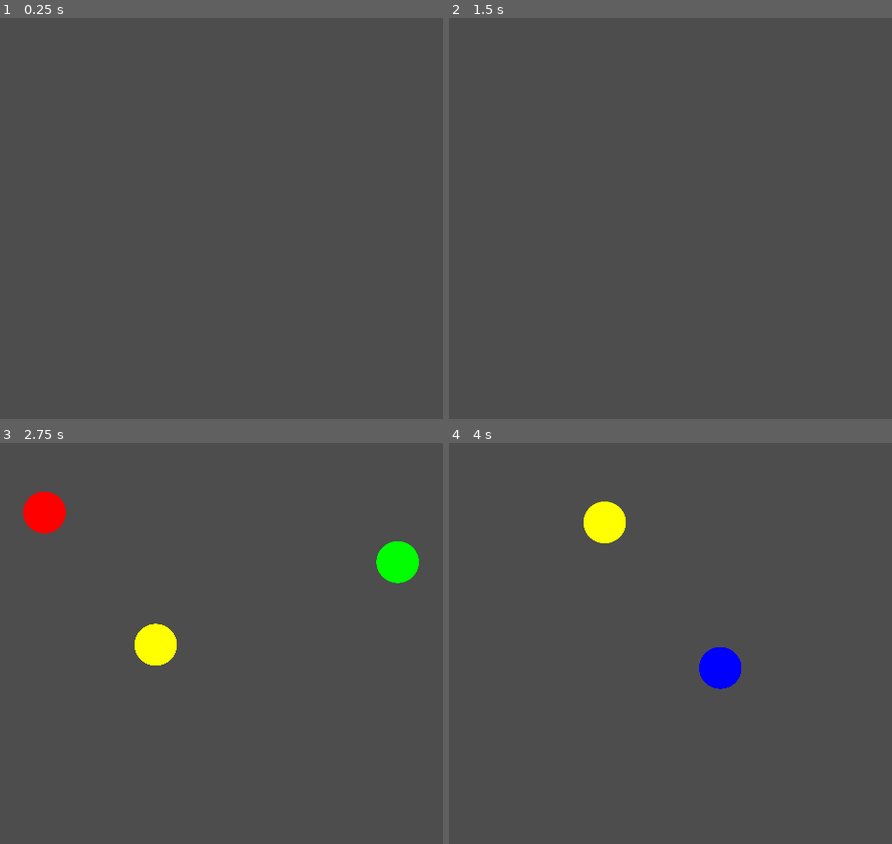
Above: before the commit, frames 1-4 (two rows, left to right).
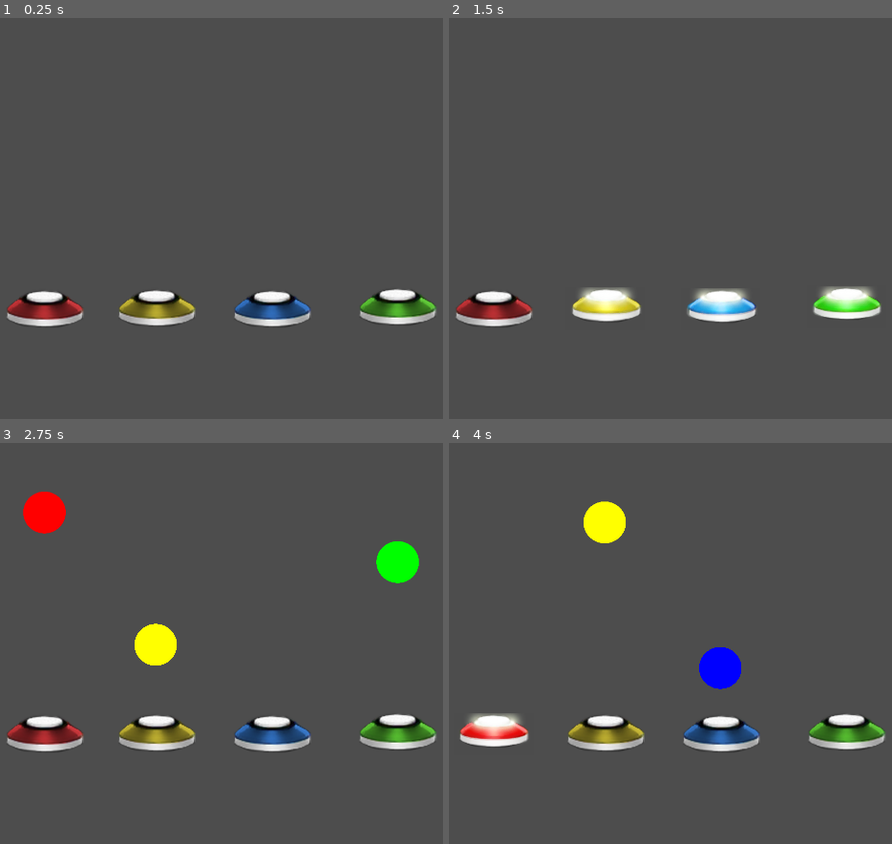
Above: after the commit, the same moments.

Repository: FrankyTheCatt/ArkadiaRhythm
Game: Godot game, scene res://BASE JUEGO/Level.tscn
Two runs of this game, one before a commit and one after it. Both use one fixed random seed, a clock stepped at 60 frames per second and the inputs below. The project has no main scene, so this scene is started directly.
Inputs:
- Up to frame 1 (0.25 s): no input
- Up to frame 2 (1.5 s): tap Enter at 0.5 s; hold D 0.53-1.28 s; tap F at 0.6, 1.35 s; hold S from 1.28 s (still down)
- Up to frame 3 (2.75 s): release S at 2.03 s; hold D from 2.03 s (still down); tap F at 2.1 s
- Up to frame 4 (4 s): tap F at 2.85, 3.6 s; release D at 3.53 s; hold A from 3.53 s (still down)

The runs differ from the first frame. In frame 1, 4.7% of the frame differs, in the area x 1-99%, y 67-78%; in frame 2, 4.4%; in frame 3, 4.7%; in frame 4, 4.6%.

Commit message:
Animaciones de botones

Diff:
--- a/BASE JUEGO/Level.tscn
+++ b/BASE JUEGO/Level.tscn
@@ -1,8 +1,233 @@
-[gd_scene load_steps=4 format=3 uid="uid://ciwmo8oon64p2"]
+[gd_scene load_steps=26 format=3 uid="uid://ciwmo8oon64p2"]
 
 [ext_resource type="PackedScene" uid="uid://kjojpf53ut4x" path="res://BASE JUEGO/CircleObject.tscn" id="1_jqbmq"]
 [ext_resource type="Script" path="res://BASE JUEGO/Level.gd" id="1_xw07e"]
 [ext_resource type="PackedScene" uid="uid://b8dl02mxq46ir" path="res://BASE JUEGO/KeyObject.tscn" id="2_fkxup"]
+[ext_resource type="Texture2D" uid="uid://ipvngivo4ipp" path="res://BASE JUEGO/assets/Daco_1717412.png" id="4_b301r"]
+[ext_resource type="Script" path="res://BASE JUEGO/scripts/amarillo.gd" id="5_1owgi"]
+[ext_resource type="Script" path="res://BASE JUEGO/scripts/rojo.gd" id="5_8ykil"]
+[ext_resource type="Script" path="res://BASE JUEGO/scripts/verde.gd" id="5_ibv20"]
+[ext_resource type="Script" path="res://BASE JUEGO/scripts/azul.gd" id="5_mt2wn"]
+
+[sub_resource type="Animation" id="Animation_q8bcc"]
+resource_name = "ApretarVerde"
+length = 0.333337
+tracks/0/type = "value"
+tracks/0/imported = false
+tracks/0/enabled = true
+tracks/0/path = NodePath(".:frame")
+tracks/0/interp = 1
+tracks/0/loop_wrap = true
+tracks/0/keys = {
+"times": PackedFloat32Array(0, 0.2),
+"transitions": PackedFloat32Array(1, 1),
+"update": 1,
+"values": [10, 0]
+}
+
+[sub_resource type="Animation" id="Animation_21bcg"]
+length = 0.001
+tracks/0/type = "value"
+tracks/0/imported = false
+tracks/0/enabled = true
+tracks/0/path = NodePath(".:frame")
+tracks/0/interp = 1
+tracks/0/loop_wrap = true
+tracks/0/keys = {
+"times": PackedFloat32Array(0),
+"transitions": PackedFloat32Array(1),
+"update": 1,
+"values": [5]
+}
+
+[sub_resource type="Animation" id="Animation_ic2dj"]
+resource_name = "SoltarVerde"
+length = 0.16667
+tracks/0/type = "value"
+tracks/0/imported = false
+tracks/0/enabled = true
+tracks/0/path = NodePath(".:frame")
+tracks/0/interp = 1
+tracks/0/loop_wrap = true
+tracks/0/keys = {
+"times": PackedFloat32Array(0),
+"transitions": PackedFloat32Array(1),
+"update": 1,
+"values": [0]
+}
+
+[sub_resource type="AnimationLibrary" id="AnimationLibrary_nq1qi"]
+_data = {
+"ApretarVerde": SubResource("Animation_q8bcc"),
+"RESET": SubResource("Animation_21bcg"),
+"SoltarVerde": SubResource("Animation_ic2dj")
+}
+
+[sub_resource type="Animation" id="Animation_2qjkg"]
+resource_name = "ApretarAzul"
+length = 0.333337
+tracks/0/type = "value"
+tracks/0/imported = false
+tracks/0/enabled = true
+tracks/0/path = NodePath(".:frame")
+tracks/0/interp = 1
+tracks/0/loop_wrap = true
+tracks/0/keys = {
+"times": PackedFloat32Array(0.0333333, 0.233333),
+"transitions": PackedFloat32Array(1, 1),
+"update": 1,
+"values": [13, 3]
+}
+
+[sub_resource type="Animation" id="Animation_o0bih"]
+length = 0.001
+tracks/0/type = "value"
+tracks/0/imported = false
+tracks/0/enabled = true
+tracks/0/path = NodePath(".:frame")
+tracks/0/interp = 1
+tracks/0/loop_wrap = true
+tracks/0/keys = {
+"times": PackedFloat32Array(0),
+"transitions": PackedFloat32Array(1),
+"update": 1,
+"values": [8]
+}
+
+[sub_resource type="Animation" id="Animation_m780y"]
+resource_name = "SoltarAzul"
+length = 0.333337
+tracks/0/type = "value"
+tracks/0/imported = false
+tracks/0/enabled = true
+tracks/0/path = NodePath(".:frame")
+tracks/0/interp = 1
+tracks/0/loop_wrap = true
+tracks/0/keys = {
+"times": PackedFloat32Array(0),
+"transitions": PackedFloat32Array(1),
+"update": 1,
+"values": [3]
+}
+
+[sub_resource type="AnimationLibrary" id="AnimationLibrary_fmmy4"]
+_data = {
+"ApretarAzul": SubResource("Animation_2qjkg"),
+"RESET": SubResource("Animation_o0bih"),
+"SoltarAzul": SubResource("Animation_m780y")
+}
+
+[sub_resource type="Animation" id="Animation_u2lm0"]
+resource_name = "ApretarAmarillo"
+length = 0.333337
+tracks/0/type = "value"
+tracks/0/imported = false
+tracks/0/enabled = true
+tracks/0/path = NodePath(".:frame")
+tracks/0/interp = 1
+tracks/0/loop_wrap = true
+tracks/0/keys = {
+"times": PackedFloat32Array(0.0333333, 0.233333),
+"transitions": PackedFloat32Array(1, 1),
+"update": 1,
+"values": [12, 2]
+}
+
+[sub_resource type="Animation" id="Animation_ajsc6"]
+length = 0.001
+tracks/0/type = "value"
+tracks/0/imported = false
+tracks/0/enabled = true
+tracks/0/path = NodePath(".:frame")
+tracks/0/interp = 1
+tracks/0/loop_wrap = true
+tracks/0/keys = {
+"times": PackedFloat32Array(0),
+"transitions": PackedFloat32Array(1),
+"update": 1,
+"values": [7]
+}
+
+[sub_resource type="Animation" id="Animation_hshih"]
+resource_name = "SoltarAmarillo"
+length = 0.16667
+tracks/0/type = "value"
+tracks/0/imported = false
+tracks/0/enabled = true
+tracks/0/path = NodePath(".:frame")
+tracks/0/interp = 1
+tracks/0/loop_wrap = true
+tracks/0/keys = {
+"times": PackedFloat32Array(0),
+"transitions": PackedFloat32Array(1),
+"update": 1,
+"values": [2]
+}
+
+[sub_resource type="AnimationLibrary" id="AnimationLibrary_6kk5l"]
+_data = {
+"ApretarAmarillo": SubResource("Animation_u2lm0"),
+"RESET": SubResource("Animation_ajsc6"),
+"SoltarAmarillo": SubResource("Animation_hshih")
+}
+
+[sub_resource type="Animation" id="Animation_b0b3x"]
+resource_name = "ApretarRojo"
+length = 0.333337
+tracks/0/type = "value"
+tracks/0/imported = false
+tracks/0/enabled = true
+tracks/0/path = NodePath(".:frame")
+tracks/0/interp = 1
+tracks/0/loop_wrap = true
+tracks/0/keys = {
+"times": PackedFloat32Array(0, 0.2),
+"transitions": PackedFloat32Array(1, 1),
+"update": 1,
+"values": [11, 1]
+}
+
+[sub_resource type="Animation" id="Animation_d4gw1"]
+length = 0.001
+tracks/0/type = "value"
+tracks/0/imported = false
+tracks/0/enabled = true
+tracks/0/path = NodePath(".:frame")
+tracks/0/interp = 1
+tracks/0/loop_wrap = true
+tracks/0/keys = {
+"times": PackedFloat32Array(0),
+"transitions": PackedFloat32Array(1),
+"update": 1,
+"values": [6]
+}
+
+[sub_resource type="Animation" id="Animation_vo0e1"]
+resource_name = "new_animation"
+
+[sub_resource type="Animation" id="Animation_gecig"]
+resource_name = "SoltarRojo"
+length = 0.16667
+tracks/0/type = "value"
+tracks/0/imported = false
+tracks/0/enabled = true
+tracks/0/path = NodePath(".:frame")
+tracks/0/interp = 1
+tracks/0/loop_wrap = true
+tracks/0/keys = {
+"times": PackedFloat32Array(0),
+"transitions": PackedFloat32Array(1),
+"update": 1,
+"values": [1]
+}
+
+[sub_resource type="AnimationLibrary" id="AnimationLibrary_ttg5p"]
+_data = {
+"ApretarRojo": SubResource("Animation_b0b3x"),
+"RESET": SubResource("Animation_d4gw1"),
+"SoltarRojo": SubResource("Animation_gecig"),
+"new_animation": SubResource("Animation_vo0e1")
+}
 
 [node name="Level" type="Node2D"]
 script = ExtResource("1_xw07e")
@@ -13,22 +238,70 @@
 [node name="ColorObject" parent="Objects" instance=ExtResource("1_jqbmq")]
 position = Vector2(1383, 729)
 
-[node name="Sprite2D" type="Sprite2D" parent="Objects/ColorObject"]
+[node name="Verde" type="Sprite2D" parent="Objects/ColorObject"]
+visibility_layer = 2
+texture = ExtResource("4_b301r")
+hframes = 5
+vframes = 9
+frame = 5
+script = ExtResource("5_ibv20")
+
+[node name="animVerde" type="AnimationPlayer" parent="Objects/ColorObject/Verde"]
+libraries = {
+"": SubResource("AnimationLibrary_nq1qi")
+}
+autoplay = "SoltarVerde"
 
 [node name="ColorObject2" parent="Objects" instance=ExtResource("1_jqbmq")]
 position = Vector2(1065, 734)
 
-[node name="Sprite2D" type="Sprite2D" parent="Objects/ColorObject2"]
+[node name="Azul" type="Sprite2D" parent="Objects/ColorObject2"]
+visibility_layer = 2
+texture = ExtResource("4_b301r")
+hframes = 5
+vframes = 9
+frame = 8
+script = ExtResource("5_mt2wn")
+
+[node name="animAzul" type="AnimationPlayer" parent="Objects/ColorObject2/Azul"]
+libraries = {
+"": SubResource("AnimationLibrary_fmmy4")
+}
+autoplay = "SoltarAzul"
 
 [node name="ColorObject3" parent="Objects" instance=ExtResource("1_jqbmq")]
 position = Vector2(774, 732)
 
-[node name="Sprite2D" type="Sprite2D" parent="Objects/ColorObject3"]
+[node name="Amarillo" type="Sprite2D" parent="Objects/ColorObject3"]
+visibility_layer = 2
+texture = ExtResource("4_b301r")
+hframes = 5
+vframes = 9
+frame = 7
+script = ExtResource("5_1owgi")
+
+[node name="animAmarillo" type="AnimationPlayer" parent="Objects/ColorObject3/Amarillo"]
+libraries = {
+"": SubResource("AnimationLibrary_6kk5l")
+}
+autoplay = "SoltarAmarillo"
 
 [node name="ColorObject4" parent="Objects" instance=ExtResource("1_jqbmq")]
 position = Vector2(494, 734)
 
-[node name="Sprite2D" type="Sprite2D" parent="Objects/ColorObject4"]
+[node name="Rojo" type="Sprite2D" parent="Objects/ColorObject4"]
+visibility_layer = 2
+texture = ExtResource("4_b301r")
+hframes = 5
+vframes = 9
+frame = 6
+script = ExtResource("5_8ykil")
+
+[node name="animRojo" type="AnimationPlayer" parent="Objects/ColorObject4/Rojo"]
+libraries = {
+"": SubResource("AnimationLibrary_ttg5p")
+}
+autoplay = "SoltarRojo"
 
 [node name="Marker2D" type="Marker2D" parent="."]
 position = Vector2(937, 67)
--- /dev/null
+++ b/BASE JUEGO/scripts/amarillo.gd
@@ -0,0 +1,16 @@
+extends Sprite2D
+
+var selected_key = 0
+# Called when the node enters the scene tree for the first time.
+func _ready() -> void:
+	pass
+
+
+
+
+# Called every frame. 'delta' is the elapsed time since the previous frame.
+func _process(delta: float) -> void:
+	selected_key = KEY_S
+
+	if Input.is_key_pressed(selected_key):
+		get_node("animAmarillo").play("ApretarAmarillo")
--- /dev/null
+++ b/BASE JUEGO/scripts/azul.gd
@@ -0,0 +1,16 @@
+extends Sprite2D
+
+var selected_key = 0
+# Called when the node enters the scene tree for the first time.
+func _ready() -> void:
+	pass
+
+
+
+
+# Called every frame. 'delta' is the elapsed time since the previous frame.
+func _process(delta: float) -> void:
+	selected_key = KEY_D
+
+	if Input.is_key_pressed(selected_key):
+		get_node("animAzul").play("ApretarAzul")
--- /dev/null
+++ b/BASE JUEGO/scripts/rojo.gd
@@ -0,0 +1,18 @@
+extends Sprite2D
+
+
+
+var selected_key = 0
+# Called when the node enters the scene tree for the first time.
+func _ready() -> void:
+	pass
+
+
+
+
+# Called every frame. 'delta' is the elapsed time since the previous frame.
+func _process(delta: float) -> void:
+	selected_key = KEY_A
+
+	if Input.is_key_pressed(selected_key):
+		get_node("animRojo").play("ApretarRojo")
--- /dev/null
+++ b/BASE JUEGO/scripts/verde.gd
@@ -0,0 +1,16 @@
+extends Sprite2D
+
+var selected_key = 0
+# Called when the node enters the scene tree for the first time.
+func _ready() -> void:
+	pass
+
+
+
+
+# Called every frame. 'delta' is the elapsed time since the previous frame.
+func _process(delta: float) -> void:
+	selected_key = KEY_F
+
+	if Input.is_key_pressed(selected_key):
+		get_node("animVerde").play("ApretarVerde")
Binary file added: BASE JUEGO/assets/Daco_1717412.png
Not shown, added: BASE JUEGO/assets/Daco_1717412.png.import
